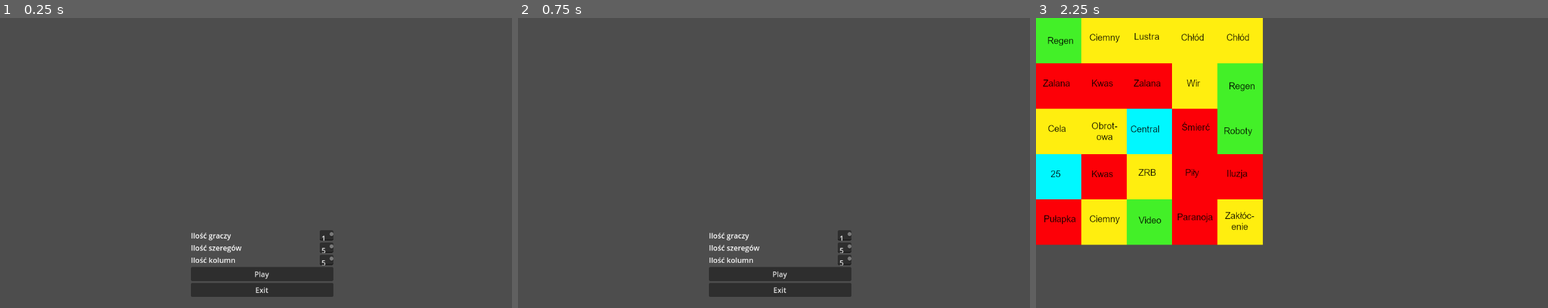
Above: before the commit, frames 1-3 (left to right).
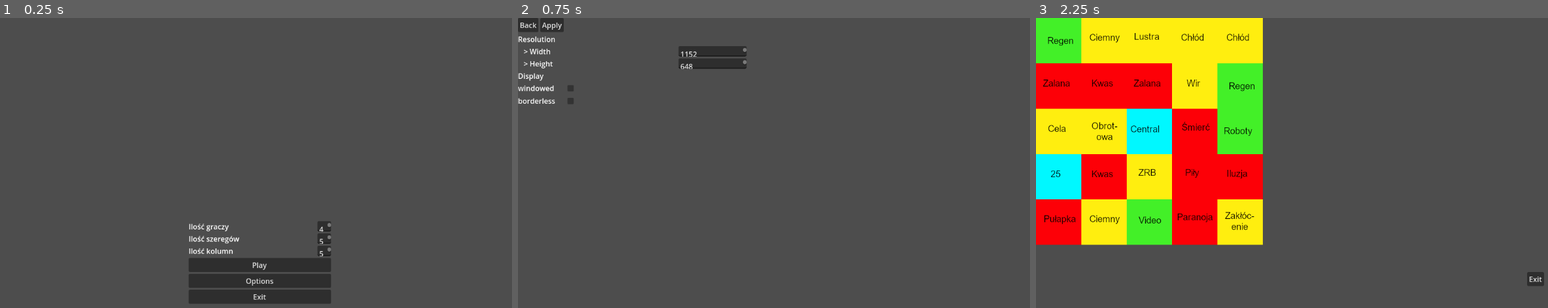
Above: after the commit, the same moments.

Repository: super12pl/strona25
Game: Godot game, scene res://Menu.tscn
Same seed, same stepped clock (60 frames per second), same inputs: the game is played once before the commit and once after it.
Inputs (mouse positions are in pixels of both pictures, inside the frame that each line leads up to):
- Up to frame 1 (0.25 s): no input
- Up to frame 2 (0.75 s): click (779, 281) at 0.5 s, where only the run after the commit has a clickable "Options"
- Up to frame 3 (2.25 s): click (1046, 23) at 1.25 s, where only the run after the commit has a clickable "Back"; click "Play" at 2 s

The runs differ from the first frame. In frame 1, 2.7% of the frame differs, in the area x 36-66%, y 70-99%; in frame 2, 4.9%, in the area x 0-66%, y 0-97%; in frame 3, 0.1%.

Commit message:
opcje zmiany rozdzielczości i trybu okna(nie działa)

Diff:
--- a/Menu.gd
+++ b/Menu.gd
@@ -3,6 +3,11 @@
 @onready var gracze = $MarginContainer/VBoxContainer/HBoxContainer/gracze
 @onready var szeregi = $MarginContainer/VBoxContainer/HBoxContainer2/szeregi
 @onready var kolumny = $MarginContainer/VBoxContainer/HBoxContainer3/kolumny
+
+func _ready():
+	gracze.text = str(global.players)
+	szeregi.text = str(global.szeregi)
+	kolumny.text = str(global.kolumny)
 
 func _on_play_pressed():
 	global.players = int(gracze.get_line(0))
@@ -10,5 +15,8 @@
 	global.kolumny = int(kolumny.get_line(0))
 	get_tree().change_scene_to_file("res://gameBoard.tscn")
 
+func _on_options_pressed():
+	get_tree().change_scene_to_file("res://options.tscn")
+
 func _on_exit_pressed():
 	get_tree().quit()
--- a/Menu.tscn
+++ b/Menu.tscn
@@ -12,10 +12,10 @@
 script = ExtResource("1_35cun")
 
 [node name="MarginContainer" type="MarginContainer" parent="."]
-offset_left = 421.0
-offset_top = 468.0
-offset_right = 729.0
-offset_bottom = 538.0
+offset_left = 416.0
+offset_top = 448.0
+offset_right = 730.0
+offset_bottom = 630.0
 
 [node name="VBoxContainer" type="VBoxContainer" parent="MarginContainer"]
 layout_mode = 2
@@ -63,9 +63,14 @@
 layout_mode = 2
 text = "Play"
 
+[node name="Options" type="Button" parent="MarginContainer/VBoxContainer"]
+layout_mode = 2
+text = "Options"
+
 [node name="Exit" type="Button" parent="MarginContainer/VBoxContainer"]
 layout_mode = 2
 text = "Exit"
 
 [connection signal="pressed" from="MarginContainer/VBoxContainer/Play" to="." method="_on_play_pressed"]
+[connection signal="pressed" from="MarginContainer/VBoxContainer/Options" to="." method="_on_options_pressed"]
 [connection signal="pressed" from="MarginContainer/VBoxContainer/Exit" to="." method="_on_exit_pressed"]
--- a/gameBoard.gd
+++ b/gameBoard.gd
@@ -42,3 +42,7 @@
 		if kolumna == 0 or kolumna == kolumny-1 or szereg == 0 or szereg == szeregi-1:
 			set_cell(0,Vector2i(kolumna,szereg),0,Vector2i(1,3))
 			break
+
+
+func _on_button_pressed():
+	get_tree().change_scene_to_file("res://Menu.tscn")
--- a/gameBoard.tscn
+++ b/gameBoard.tscn
@@ -43,7 +43,29 @@
 tile_size = Vector2i(100, 100)
 sources/0 = SubResource("TileSetAtlasSource_pobub")
 
+[sub_resource type="GDScript" id="GDScript_bria5"]
+script/source = "extends Control
+
+"
+
 [node name="TileMap" type="TileMap"]
 tile_set = SubResource("TileSet_sqbjv")
 format = 2
 script = ExtResource("1_wmbur")
+
+[node name="Control" type="Control" parent="."]
+layout_mode = 3
+anchors_preset = 0
+offset_right = 40.0
+offset_bottom = 40.0
+script = SubResource("GDScript_bria5")
+
+[node name="Button" type="Button" parent="Control"]
+layout_mode = 0
+offset_left = 1083.0
+offset_top = 560.0
+offset_right = 1120.0
+offset_bottom = 591.0
+text = "Exit"
+
+[connection signal="pressed" from="Control/Button" to="." method="_on_button_pressed"]
--- a/global.gd
+++ b/global.gd
@@ -1,5 +1,9 @@
 extends Node
-
-var players := 0
+var players := 4
 var szeregi := 5
 var kolumny := 5
+@onready var width := get_window().size.x
+@onready var height := get_window().size.y
+
+func _ready():
+	get_window().size = Vector2i(width,height)
--- /dev/null
+++ b/options.gd
@@ -0,0 +1,28 @@
+extends Control
+@onready var options = $"."
+@onready var width = $MarginContainer/VBoxContainer/Resolution/VBoxContainer/Width/width
+@onready var height = $MarginContainer/VBoxContainer/Resolution/VBoxContainer/Height/height
+@onready var windowed = $MarginContainer/VBoxContainer/VBoxContainer/HBoxContainer/windowed
+@onready var borderless = $MarginContainer/VBoxContainer/VBoxContainer/HBoxContainer2/borderless
+var display := ""
+
+# Called when the node enters the scene tree for the first time.
+func _ready():
+	options.size = Vector2i(get_window().size.x,get_window().size.y)
+	width.text = str(get_window().size.x)
+	height.text = str(get_window().size.y)
+
+func _on_back_pressed():
+	get_tree().change_scene_to_file("res://Menu.tscn")
+
+func _on_apply_pressed():
+	global.width = int(width.text)
+	global.height = int(height.text)
+	DisplayServer.window_set_mode(DisplayServer.WINDOW_MODE_MAXIMIZED) if display == "borderless" else DisplayServer.window_set_mode(DisplayServer.WINDOW_MODE_WINDOWED)
+	get_window().size = Vector2i(int(width.text),int(height.text))
+
+func _on_windowed_toggled(toggled_on):
+	display = "windowed"
+
+func _on_borderless_toggled(toggled_on):
+	display = "borderless"
--- /dev/null
+++ b/options.tscn
@@ -0,0 +1,111 @@
+[gd_scene load_steps=2 format=3 uid="uid://kyvhukv3i5qp"]
+
+[ext_resource type="Script" path="res://options.gd" id="1_b3t04"]
+
+[node name="Options" type="Control"]
+layout_mode = 3
+anchors_preset = 15
+anchor_right = 1.0
+anchor_bottom = 1.0
+grow_horizontal = 2
+grow_vertical = 2
+script = ExtResource("1_b3t04")
+
+[node name="MarginContainer" type="MarginContainer" parent="."]
+layout_direction = 2
+layout_mode = 0
+offset_right = 1152.0
+offset_bottom = 648.0
+
+[node name="VBoxContainer" type="VBoxContainer" parent="MarginContainer"]
+layout_mode = 2
+
+[node name="Control" type="HBoxContainer" parent="MarginContainer/VBoxContainer"]
+layout_mode = 2
+
+[node name="Back" type="Button" parent="MarginContainer/VBoxContainer/Control"]
+layout_mode = 2
+text = "Back"
+
+[node name="Apply" type="Button" parent="MarginContainer/VBoxContainer/Control"]
+layout_mode = 2
+text = "Apply"
+
+[node name="HBoxContainer" type="HBoxContainer" parent="MarginContainer/VBoxContainer"]
+visible = false
+layout_mode = 2
+
+[node name="Label" type="Label" parent="MarginContainer/VBoxContainer/HBoxContainer"]
+layout_mode = 2
+
+[node name="TextEdit" type="TextEdit" parent="MarginContainer/VBoxContainer/HBoxContainer"]
+layout_mode = 2
+
+[node name="Resolution" type="VBoxContainer" parent="MarginContainer/VBoxContainer"]
+layout_mode = 2
+
+[node name="Label" type="Label" parent="MarginContainer/VBoxContainer/Resolution"]
+layout_mode = 2
+text = "Resolution"
+
+[node name="VBoxContainer" type="VBoxContainer" parent="MarginContainer/VBoxContainer/Resolution"]
+layout_mode = 2
+
+[node name="Width" type="HBoxContainer" parent="MarginContainer/VBoxContainer/Resolution/VBoxContainer"]
+layout_mode = 2
+
+[node name="Label" type="Label" parent="MarginContainer/VBoxContainer/Resolution/VBoxContainer/Width"]
+custom_minimum_size = Vector2(350, 0)
+layout_mode = 2
+text = "   > Width"
+
+[node name="width" type="TextEdit" parent="MarginContainer/VBoxContainer/Resolution/VBoxContainer/Width"]
+custom_minimum_size = Vector2(150, 0)
+layout_mode = 2
+
+[node name="Height" type="HBoxContainer" parent="MarginContainer/VBoxContainer/Resolution/VBoxContainer"]
+layout_mode = 2
+
+[node name="Label" type="Label" parent="MarginContainer/VBoxContainer/Resolution/VBoxContainer/Height"]
+custom_minimum_size = Vector2(350, 0)
+layout_mode = 2
+text = "   > Height"
+
+[node name="height" type="TextEdit" parent="MarginContainer/VBoxContainer/Resolution/VBoxContainer/Height"]
+custom_minimum_size = Vector2(150, 0)
+layout_mode = 2
+
+[node name="VBoxContainer" type="VBoxContainer" parent="MarginContainer/VBoxContainer"]
+layout_mode = 2
+
+[node name="Label" type="Label" parent="MarginContainer/VBoxContainer/VBoxContainer"]
+layout_mode = 2
+text = "Display
+"
+
+[node name="HBoxContainer" type="HBoxContainer" parent="MarginContainer/VBoxContainer/VBoxContainer"]
+layout_mode = 2
+
+[node name="Label" type="Label" parent="MarginContainer/VBoxContainer/VBoxContainer/HBoxContainer"]
+custom_minimum_size = Vector2(100, 0)
+layout_mode = 2
+text = "windowed"
+
+[node name="windowed" type="CheckBox" parent="MarginContainer/VBoxContainer/VBoxContainer/HBoxContainer"]
+layout_mode = 2
+
+[node name="HBoxContainer2" type="HBoxContainer" parent="MarginContainer/VBoxContainer/VBoxContainer"]
+layout_mode = 2
+
+[node name="Label" type="Label" parent="MarginContainer/VBoxContainer/VBoxContainer/HBoxContainer2"]
+custom_minimum_size = Vector2(100, 0)
+layout_mode = 2
+text = "borderless"
+
+[node name="borderless" type="CheckBox" parent="MarginContainer/VBoxContainer/VBoxContainer/HBoxContainer2"]
+layout_mode = 2
+
+[connection signal="pressed" from="MarginContainer/VBoxContainer/Control/Back" to="." method="_on_back_pressed"]
+[connection signal="pressed" from="MarginContainer/VBoxContainer/Control/Apply" to="." method="_on_apply_pressed"]
+[connection signal="toggled" from="MarginContainer/VBoxContainer/VBoxContainer/HBoxContainer/windowed" to="." method="_on_windowed_toggled"]
+[connection signal="toggled" from="MarginContainer/VBoxContainer/VBoxContainer/HBoxContainer2/borderless" to="." method="_on_borderless_toggled"]
Binary file added: assets/strzala.png
Not shown, added: assets/strzala.png.import
Not shown: 1 places in gameBoard.tscn that only renumber resources
